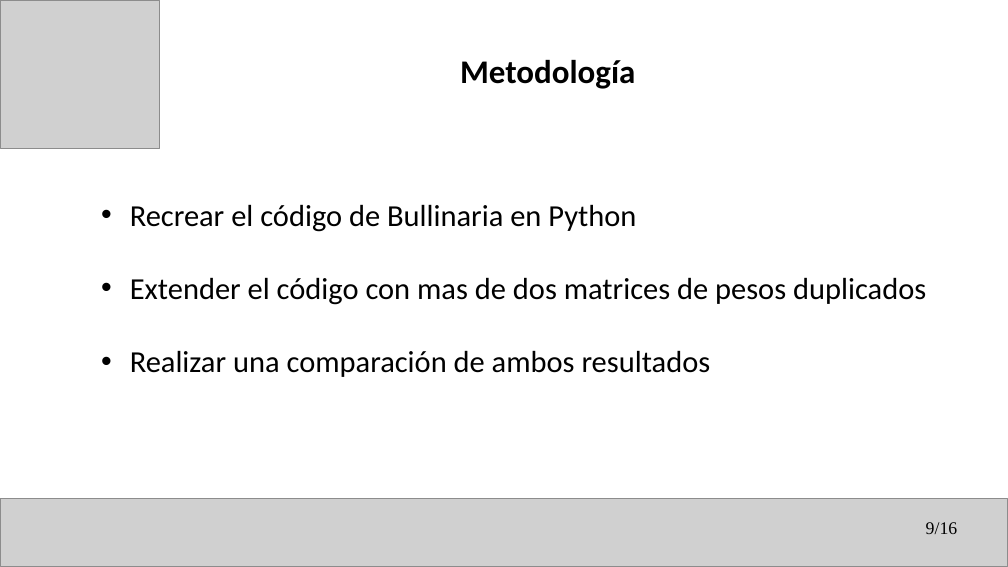
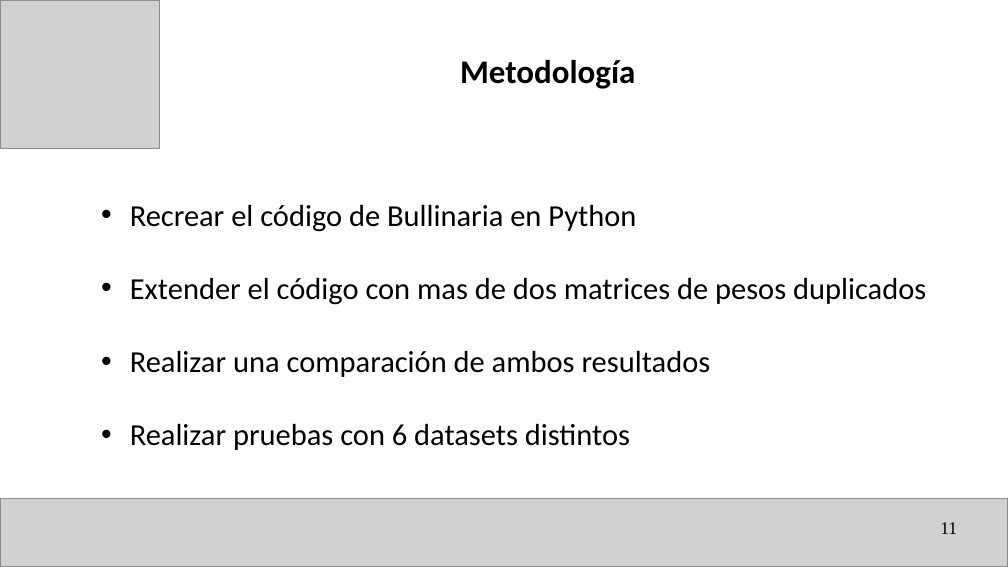
Before and after one commit to Computer-Cluster/Incremental-Learning, a slide deck: slide 11 of Thesis/07_Presentations/Master_Colloquium/First_Colloquium/Modelado de un Esquema de Aprendizaje Incremental con Memoria Distribuida en Redes Neuronales Artificiales.pptx (slide 9 before the commit). Drawn at 1008x567 pixels with LibreOffice and Linux fonts; fonts in the diff are those of the drawing; grey boxes stand for pictures. Boxes give left, top, right and bottom in pixels: in the first picture for what was removed or moved away, otherwise in the second. Text is boxed around its words. In the diff, an @@ line names an element or a change of style, - is before the commit and + after.

```diff
--- a/Thesis/07_Presentations/Master_Colloquium/First_Colloquium/Modelado de un Esquema de Aprendizaje Incremental con Memoria Distribuida en Redes Neuronales Artificiales.pptx
+++ b/Thesis/07_Presentations/Master_Colloquium/First_Colloquium/Modelado de un Esquema de Aprendizaje Incremental con Memoria Distribuida en Redes Neuronales Artificiales.pptx
@@ text at [130, 423, 630, 450]: paragraph added @@
+• Realizar pruebas con 6 datasets distintos
@@ page number at [940, 522, 957, 534]: text changed @@
-9/16
+11
```
Also in this commit, not shown: 3 other slides changed, 3 slides added, 11 other files.
